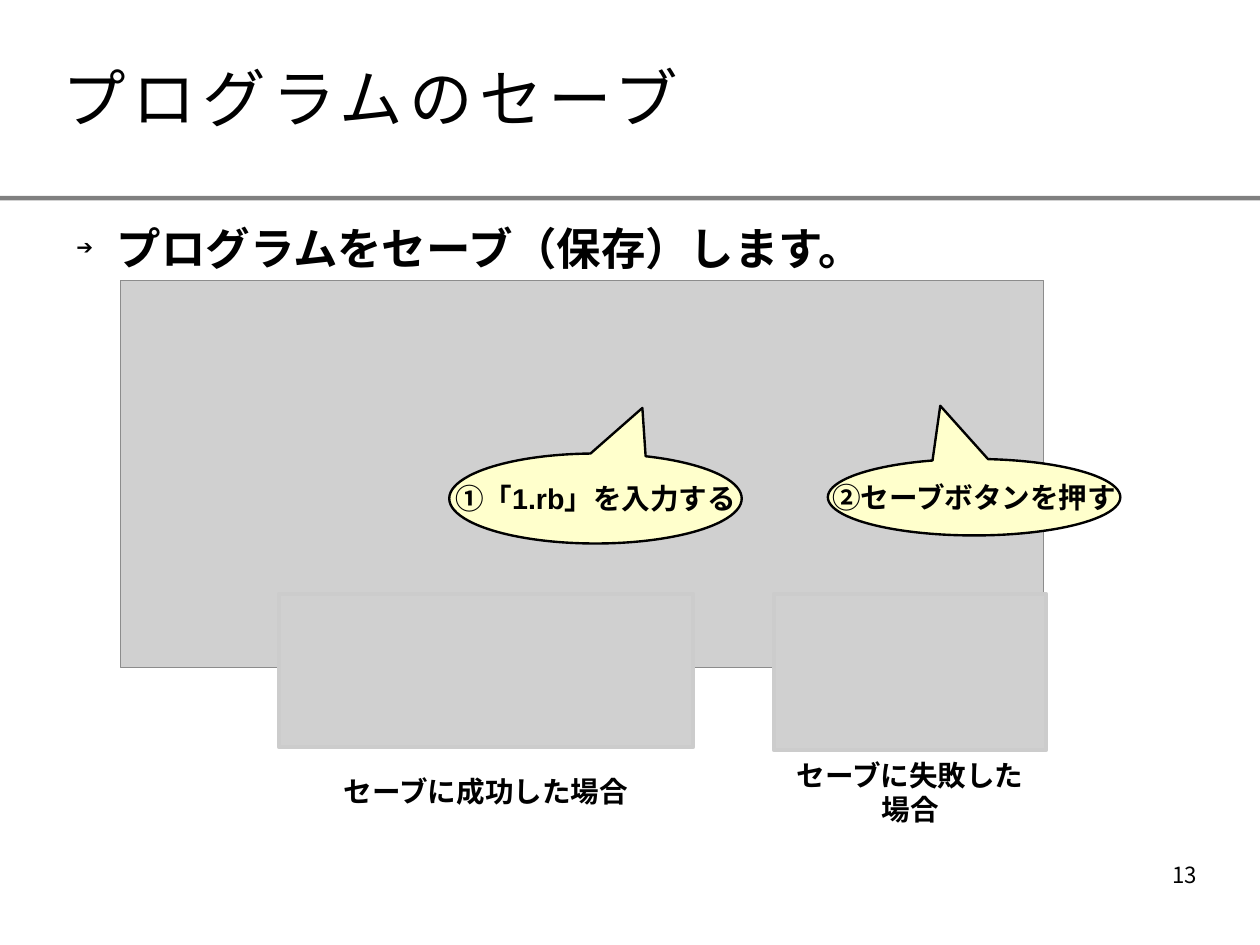
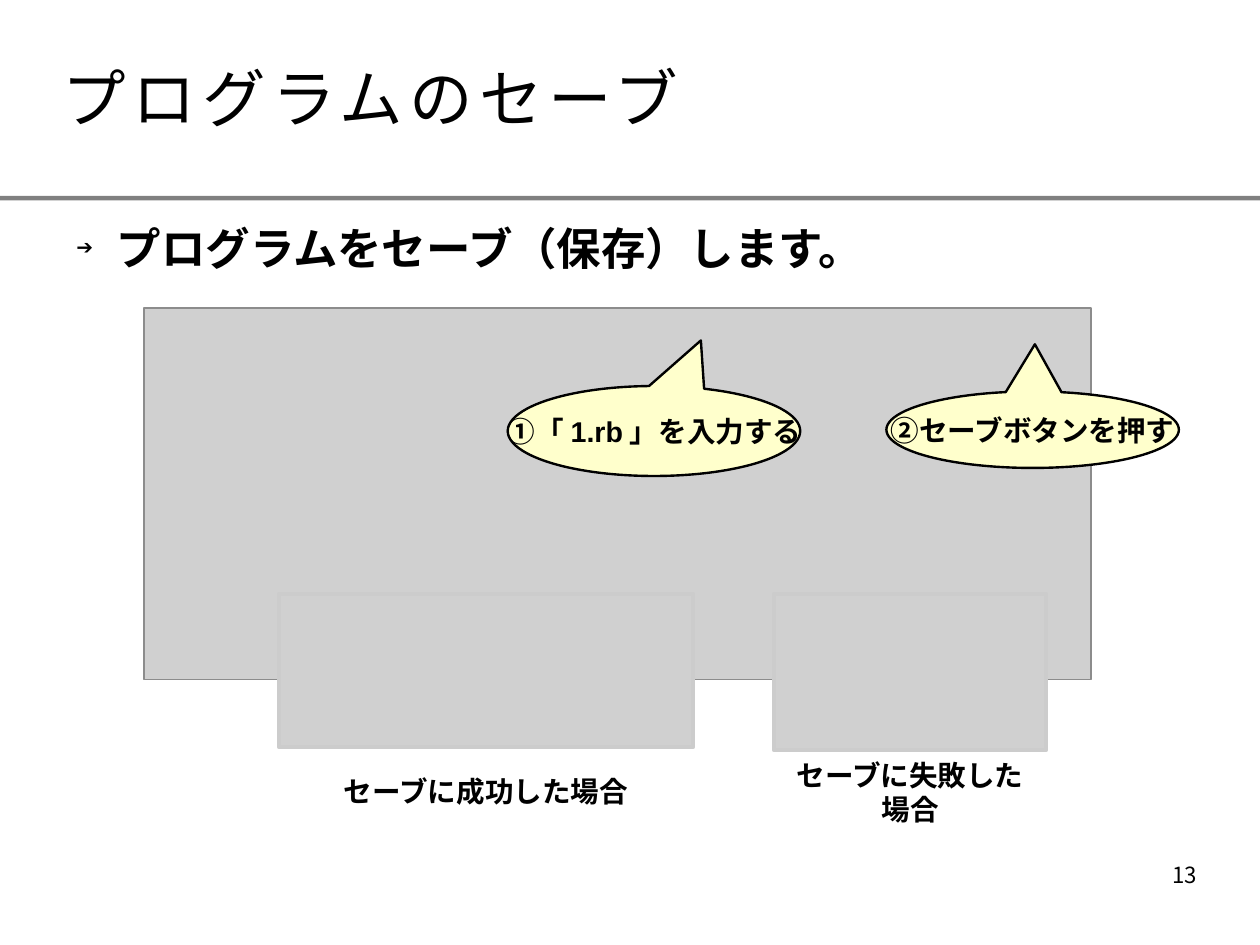
Before and after one commit to smalruby/ruby-school-mjh, a slide deck: slide 13 of mac/2014/doc/text.odp. Drawn at 1260x945 pixels with LibreOffice and Linux fonts; fonts in the diff are those of the drawing; grey boxes stand for pictures; background and template pictures are left out. Boxes give left, top, right and bottom in pixels: in the first picture for what was removed or moved away, otherwise in the second. Text is boxed around its words. In the diff, an @@ line names an element or a change of style, - is before the commit and + after.

```diff
--- a/mac/2014/doc/text.odp
+++ b/mac/2014/doc/text.odp
@@ picture: place and size @@
-picture at <box>120,280,1044,668</box>
+picture at <box>144,308,1092,679</box>
@@ speech bubble "①「1.rb」を入力する": place and size @@
-speech bubble "①「1.rb」を入力する" at <box>449,454,742,544</box>
+speech bubble "①「1.rb」を入力する" at <box>508,386,800,477</box>
@@ speech bubble "②セーブボタンを押す": place and size @@
-speech bubble "②セーブボタンを押す" at <box>828,460,1121,536</box>
+speech bubble "②セーブボタンを押す" at <box>887,392,1180,469</box>
@@ speech bubble "②セーブボタンを押す" at <box>887,392,1180,469</box>: proportions changed @@
```
Also in this commit, not shown: 1 other slide changed.
